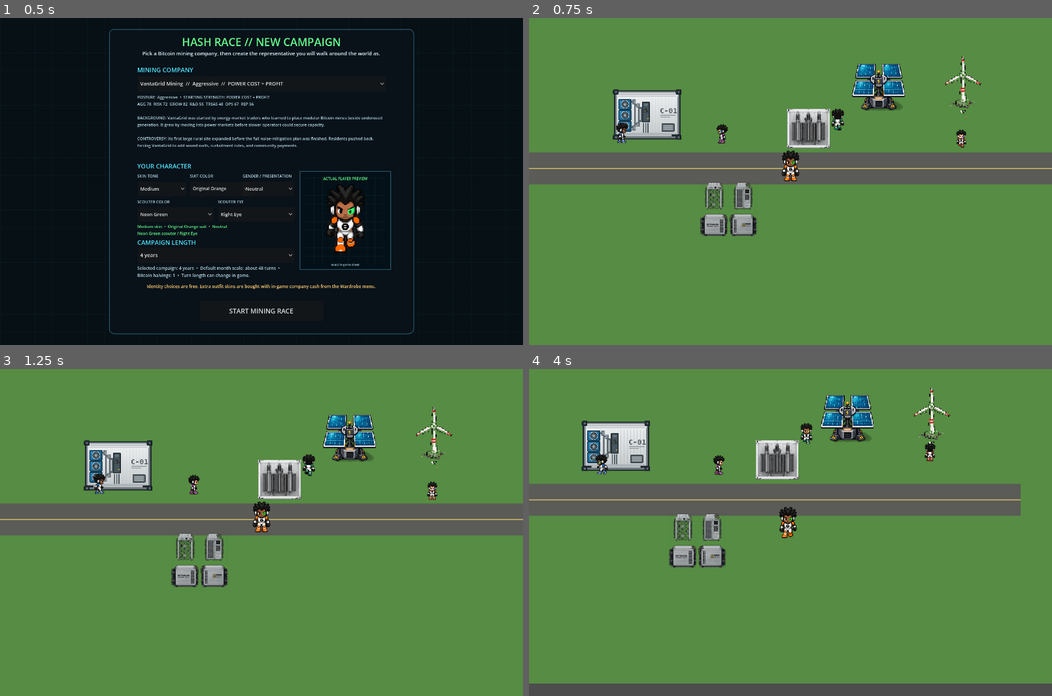
Above: before the commit, frames 1-4 (two rows, left to right).
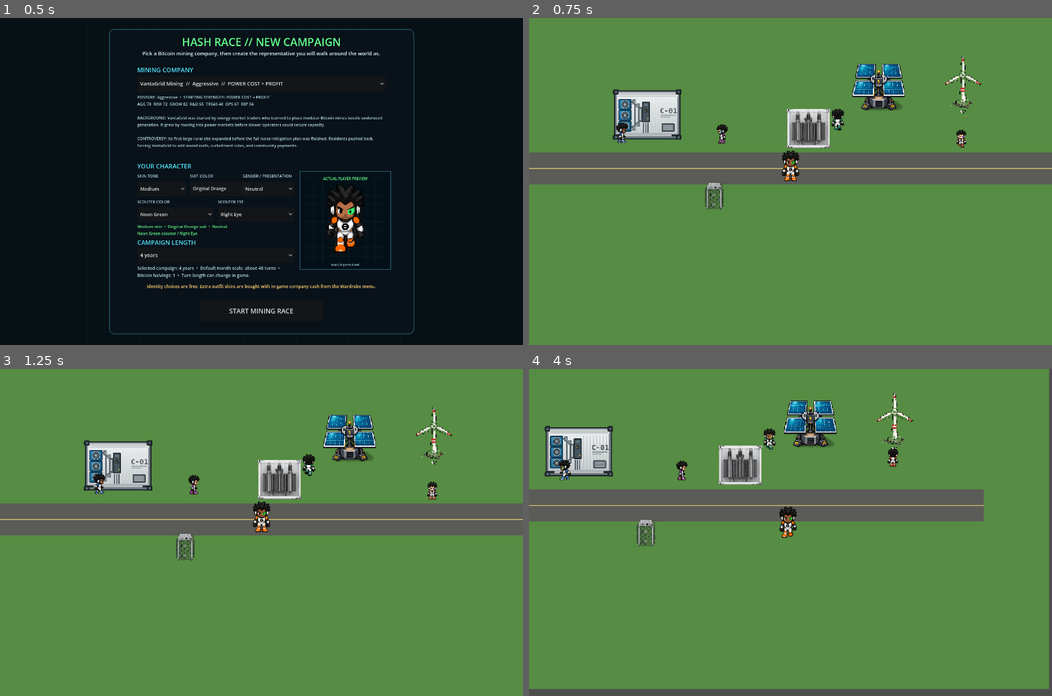
Above: after the commit, the same moments.

Repository: 1freetech/HashRace
Game: Godot game, scene res://scenes/campaign_setup.tscn
Same seed, same stepped clock (60 frames per second), same inputs: the game is played once before the commit and once after it.
Inputs (mouse positions are in pixels of both pictures, inside the frame that each line leads up to):
- Up to frame 1 (0.5 s): no input
- Up to frame 2 (0.75 s): click "START MINING RACE" at 0.5 s
- Up to frame 3 (1.25 s): no input
- Up to frame 4 (4 s): tap Enter (ui_accept) at 1.25, 1.52 s; move the mouse to (905, 516) at 1.27 s; hold D (move_right) 1.28-2 s; tap E at 1.35 s; click (905, 516) at 1.42 s; drag from (685, 548) to (764, 597) at 2.02 s; move the mouse to (842, 460) at 2.77 s; hold D (move_right) 2.78-3.5 s; tap 0 at 2.85 s; drag from (764, 597) to (633, 483) at 3.52 s

Frame 1 is identical in both runs. In frame 2, 0.9% of the frame differs, in the area x 32-44%, y 50-67%; in frame 3, 0.9%; in frame 4, 16%, in the area x 0-100%, y 0-98%.

Commit message:
Render one validated ASIC direction instead of whole sheet

Diff:
--- a/Godot/scripts/world.gd
+++ b/Godot/scripts/world.gd
@@ -53,7 +53,7 @@
     # aspect-fit/Y-sort/collision path, but reduce its live footprint so it no
     # longer dominates the nearby player and ASIC equipment.
     "transformer": Rect2(890, 450, 120, 108),
-    "asic": Rect2(650, 650, 160, 160),
+    "asic": Rect2(650, 650, 80, 80),
     "wind": Rect2(1280, 300, 176, 176)
 }
 
@@ -242,7 +242,6 @@
         "container": CONTAINER_ART,
         "solar": SOLAR_ART,
         "transformer": TRANSFORMER_ART,
-        "asic": ASIC_ART,
     }
     for asset_id in textures.keys():
         var texture: Texture2D = textures[asset_id]
@@ -263,6 +262,28 @@
         sprite.texture_filter = CanvasItem.TEXTURE_FILTER_NEAREST
         infrastructure_sprites[asset_id] = sprite
         add_child(sprite)
+
+    # The validated ASIC binary is a 2x2 directional sheet, not four machines.
+    # Render one authored 64x64 direction through AtlasTexture while keeping the
+    # original imported PNG untouched. The 80x80 live footprint preserves the
+    # per-view size visible in the preceding runtime proof instead of scaling a
+    # single crop to the old 160x160 whole-sheet bounds.
+    if ASIC_ART != null and Vector2i(ASIC_ART.get_size()) == Vector2i(128, 128):
+        var asic_bounds: Rect2 = CAMPUS.asic
+        var asic_region := AtlasTexture.new()
+        asic_region.atlas = ASIC_ART
+        asic_region.region = Rect2(0, 0, 64, 64)
+        var asic_sprite := Sprite2D.new()
+        asic_sprite.name = "Infrastructure_asic"
+        asic_sprite.texture = asic_region
+        asic_sprite.centered = false
+        var asic_fitted := _aspect_fit_rect(asic_region, asic_bounds)
+        asic_sprite.position = Vector2(asic_fitted.position.x, asic_fitted.end.y)
+        asic_sprite.offset = Vector2(0.0, -64.0)
+        asic_sprite.scale = asic_fitted.size / Vector2(64, 64)
+        asic_sprite.texture_filter = CanvasItem.TEXTURE_FILTER_NEAREST
+        infrastructure_sprites["asic"] = asic_sprite
+        add_child(asic_sprite)
 
     if WIND_ART != null:
         var wind_source_size := Vector2(WIND_ART.get_width() / 2.0, WIND_ART.get_height() / 2.0)
